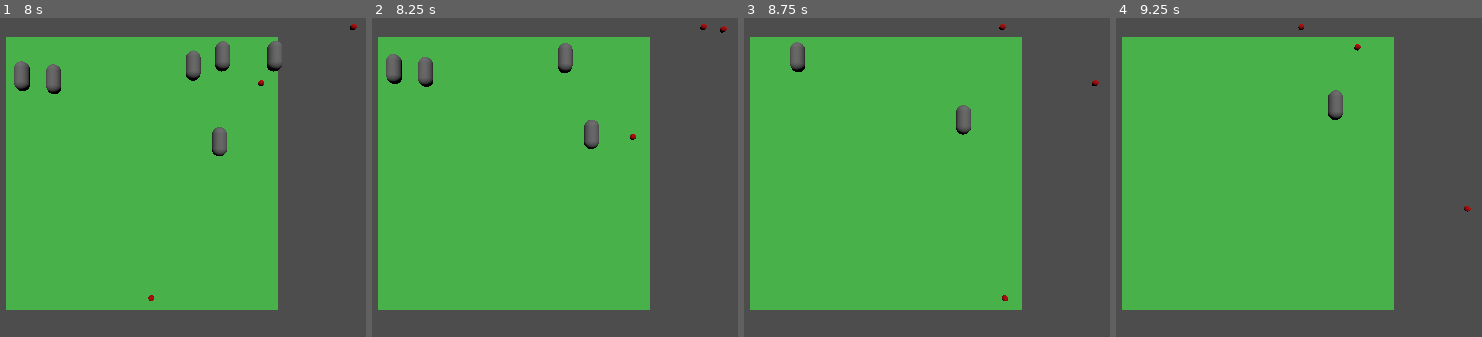
Above: before the commit, frames 1-4 (left to right).
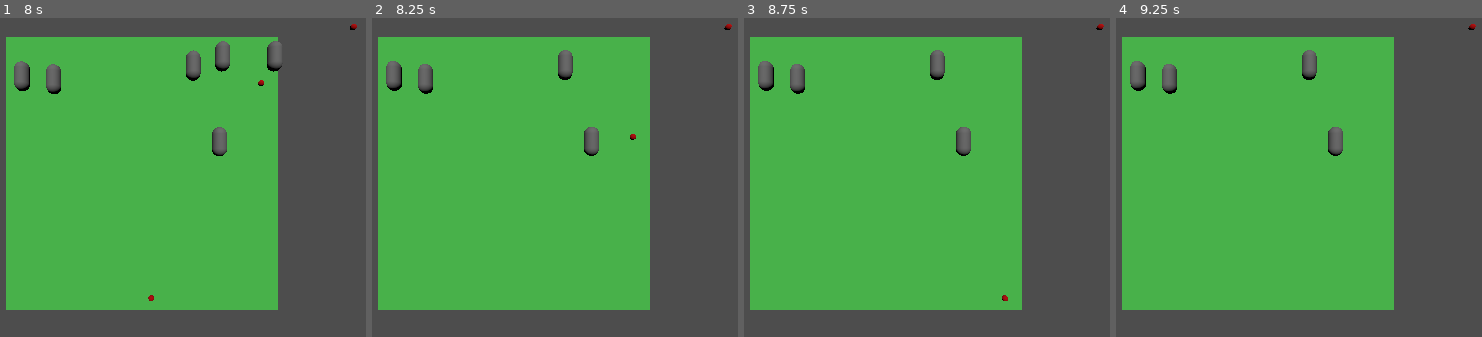
Above: after the commit, the same moments.

Repository: Boyquotes/SeigeClone
Game: Godot game, scene res://Scenes/map.tscn
Two runs of this game, one before a commit and one after it. Both use one fixed random seed, a clock stepped at 60 frames per second and the inputs below.
Inputs (mouse positions are in pixels of both pictures, inside the frame that each line leads up to):
- Up to frame 1 (8 s): move the mouse to (318, 151) at 0.52 s; hold D (move_right) 0.53-1.28 s; click (318, 151) at 0.6 s; move the mouse to (outside the picture) at 1.27 s; hold A (move_left) 1.28-2.03 s; click (outside the picture) at 1.35 s; move the mouse to (219, 75) at 2.02 s; hold D (move_right) 2.03-3.53 s; click (219, 75) at 2.1 s; move the mouse to (102, 263) at 2.77 s; click (102, 263) at 2.85 s; move the mouse to (outside the picture) at 3.52 s; hold A (move_left) 3.53-5.78 s; click (outside the picture) at 3.6 s; move the mouse to (outside the picture) at 4.27 s; click (outside the picture) at 4.35 s; move the mouse to (183, 174) at 5.02 s; click (183, 174) at 5.1 s; move the mouse to (21, 62) at 5.77 s; hold D (move_right) from 5.78 s (still down); click (21, 62) at 5.85 s; move the mouse to (318, 151) at 6.52 s; click (318, 151) at 6.6 s; move the mouse to (outside the picture) at 7.27 s; click (outside the picture) at 7.35 s
- Up to frame 2 (8.25 s): move the mouse to (591, 75) at 8.02 s; release D (move_right) at 8.03 s; hold A (move_left) from 8.03 s (still down); click (591, 75) at 8.1 s
- Up to frame 3 (8.75 s): keep holding A (move_left)
- Up to frame 4 (9.25 s): keep holding A (move_left); move the mouse to (1218, 263) at 8.77 s; click (1218, 263) at 8.85 s

Frame 1 is identical in both runs. In frame 2, 1.0% of the frame differs, in the area x 3-99%, y 1-44%; in frame 3, 2.0%; in frame 4, 1.8%.

Commit message:
Losing now stops the game

Diff:
--- a/Scripts/enemy.gd
+++ b/Scripts/enemy.gd
@@ -7,10 +7,12 @@
 
 
 func _process(delta):
+	# Enemies should still fall even if the game is over.
 	if _is_falling:
 		drop(delta)
 
-	climb_wall(delta)
+	if not GameState.is_game_over():
+		climb_wall(delta)
 
 
 func _on_hurtbox_body_entered(body):
--- a/Scripts/game_controller.gd
+++ b/Scripts/game_controller.gd
@@ -23,6 +23,11 @@
 		create_enemy()
 
 
+func _process(delta):
+#TODO: check isGameOver state and display "you lose" text if true then give player option to restart
+	pass
+
+
 func _input(event):
 	if event.is_action_pressed("quit"):
 		get_tree().quit()
@@ -32,7 +37,6 @@
 
 ## creates a new enemy instance at a random point along the base of the wall
 func create_enemy() -> void:
-
 	var enemy_instance = _enemy_scene.instantiate()
 
 #TODO: fix enemies spawning on top of one another
@@ -54,5 +58,6 @@
 
 func _on_lose_zone_area_entered(area):
 	if area.get_parent() is enemy:
+		GameState.set_game_over(true)
 		print("you lose")
 		area.get_parent().queue_free()
--- /dev/null
+++ b/Scripts/game_state.gd
@@ -0,0 +1,12 @@
+extends Node
+
+var isPaused : bool = false
+var isGameOver : bool = false
+
+
+func is_game_over() -> bool:
+	return isGameOver
+
+
+func set_game_over(state) -> void:
+	self.isGameOver = state
--- a/Scripts/player.gd
+++ b/Scripts/player.gd
@@ -16,10 +16,11 @@
 
 
 func _process(delta):
-	if _ball_instance != null and Input.is_action_just_pressed("drop_ball"):
-		drop_ball()
+	if not GameState.is_game_over():
+		if _ball_instance != null and Input.is_action_just_pressed("drop_ball"):
+			drop_ball()
 
-	move_player(delta)
+		move_player(delta)
 
 
 ## controls player movement
--- a/project.godot
+++ b/project.godot
@@ -14,6 +14,10 @@
 run/main_scene="res://Scenes/map.tscn"
 config/features=PackedStringArray("4.0", "Forward Plus")
 config/icon="res://icon.svg"
+
+[autoload]
+
+GameState="*res://Scripts/game_state.gd"
 
 [input]
 
